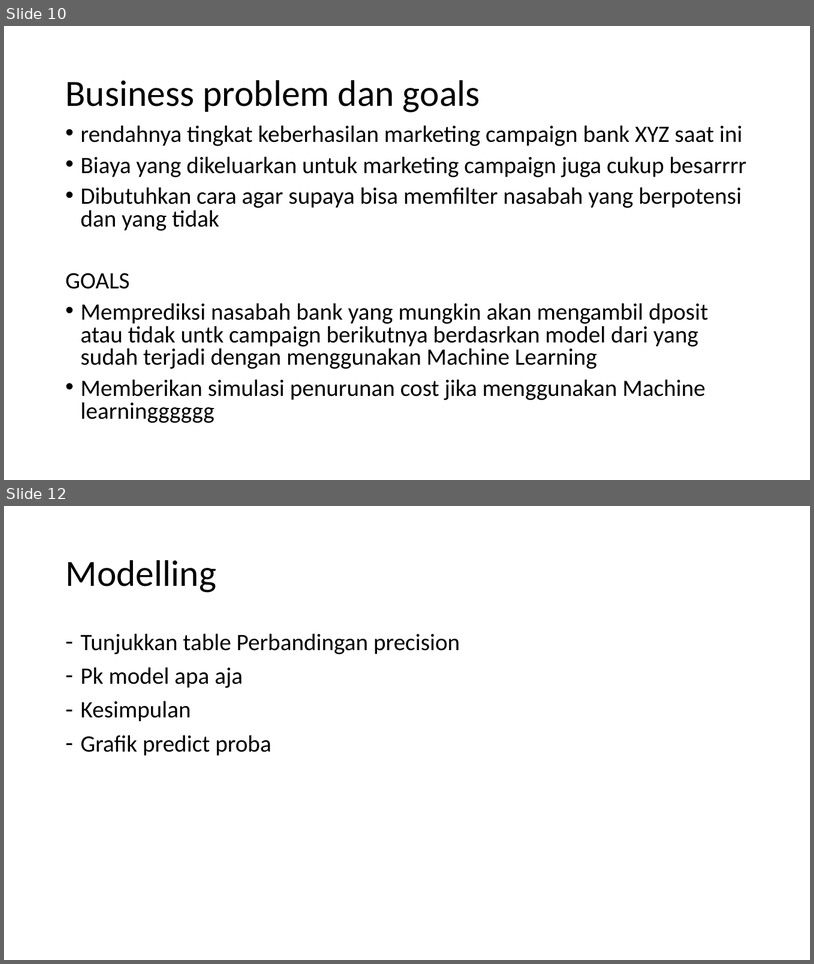
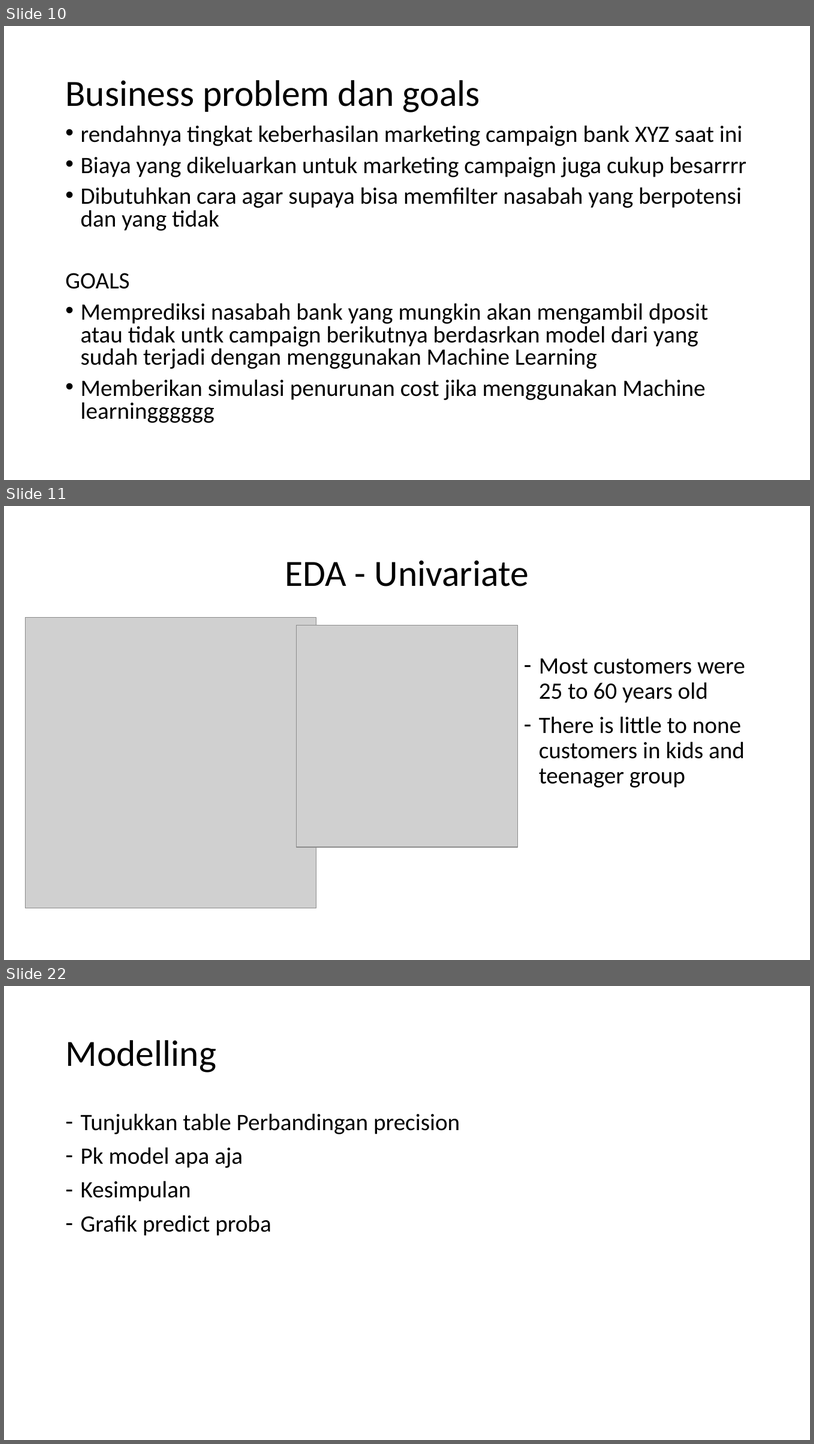
Before and after one commit to abdullahayas123/Tes-Model-Marketing-Scipy, a slide deck: Skenario Kesimpulan.pptx. Shown one above the other, each under a label of ours: slides 10 and 12 before the commit, slides 10, 11 and 22 after it; the slides between them are not shown. The pictures are 814x964 and 814x1444 pixels, drawn with LibreOffice and Linux fonts; fonts in the diff are those of the drawing; grey boxes stand for pictures. Boxes give left, top, right and bottom in pixels: in the first picture for what was removed or moved away, otherwise in the second. Text is boxed around its words. In the diff, an @@ line names an element or a change of style, - is before the commit and + after.

```diff
--- a/Skenario Kesimpulan.pptx
+++ b/Skenario Kesimpulan.pptx
@@ slide 11 added at (x1=4, y1=506, x2=810, y2=960), background #FFFFFF @@
@@ title added at (x1=285, y1=560, x2=529, y2=586), 44 pt, text #000000 @@
+EDA - Univariate
@@ picture added at (x1=26, y1=618, x2=316, y2=907) @@
@@ picture added at (x1=297, y1=625, x2=518, y2=847) @@
@@ text added at (x1=539, y1=658, x2=746, y2=787), 28 pt, text #000000 @@
+– Most customers were 25 to 60 years old
+– There is little to none customers in kids and teenager group
@@ what was slide 12 is now slide 22 @@
```
Also in this commit, not shown: 10 other slides added, 1 slide removed, 26 other files.
